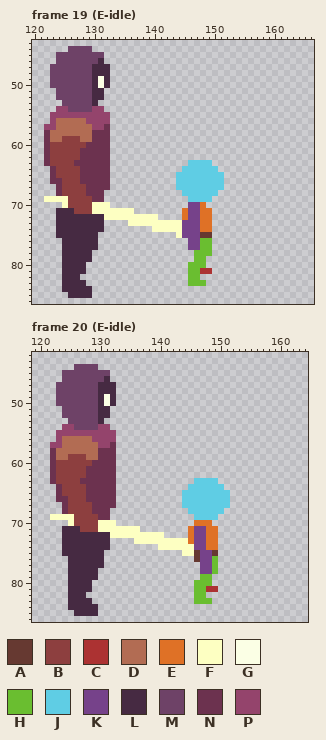
Two states of a pixel-art file, Assets/Aseprite/IronWeapon.aseprite. Above, as it was before the edit.
128x128 pixels, 58 frames. Shown: frame 19 (E-idle): x 120..166, y 43..86; frame 20 (E-idle): x 119..164, y 42..86. The old version is drawn lined up with the new one, on the new canvas. The commit also changed other frames, which this record leaves out.
Visible layers, top first: "example", "VFX", "sword", "Head", "Arms", "UpperBody", "R-leg", "L-leg".
Palette (. is transparent): A #663931  B #8d3f3f  C #ac3232  D #b26c53  E #df7126  F #fdffc2  G #fbffe5  H #6abe30  J #5fcde4  K #76428a  L #462a42  M #6e4267  N #6c324f  P #94446c
Pixels before, frame 19 (E-idle), first column x 122:
44 ....MMMM......................
45 ..MMMMMMMM....................
46 ..MMMMMMML....................
47 .MMMMMMMLLL...................
48 .MMMMMMMLLL...................
49 .MMMMMMMLGL...................
50 .MMMMMMMLGL...................
51 ..MMMMMMLL....................
52 ..MMMMMMLL....................
53 ...MMMMML.....................
54 ..PPMMMMPP....................
55 .PPPPPPPPPP...................
56 .PDDDDDPPPP...................
57 PPDDDDDDPPN...................
58 NDDDDDDDNNN...................
59 NDDBBBDDNNN...................
60 NBBBBBBNNNN...................
61 NBBBBBNNNNN...................
62 NBBBBBNNNNN...................
63 NBBBBNNNNNN.............JJJJ..
64 .NBBBBNNNNN............JJJJJJ.
65 .NBBBBNNNNN...........JJJJJJJJ
66 .NNBBBNNNNN...........JJJJJJJJ
67 ..NBBBBNNNN...........JJJJJJJJ
68 ..NBBBBNNN.............JJJJJJ.
69 FFFFBBBBNN..............JJJJ..
70 ...FBBBBFFF.............KKE...
71 ..LLLBBBFFFFFFF........EKKEE..
72 ..LLLLLLLLFFFFFFFFF....EKKEE..
73 ..LLLLLLLL....FFFFFFFFFKKKEE..
74 ..LLLLLLLL........FFFFFKKKEE..
75 ..LLLLLLL.............FKKKAA..
76 ...LLLLLL...............KKHH..
77 ...LLLLLL...............KKHH..
78 ...LLLLL.................HHH..
79 ...LLLLL.................HH...
80 ...LLLL.................HHH...
81 ...LLLL.................HHCC..
82 ...LLL..................HH....
83 ...LLLL.................HHH...
84 ...LLLLL......................
85 ....LLLL......................
Pixels before, frame 20 (E-idle), first column x 122:
44 ....MMMM......................
45 ..MMMMMMMM....................
46 ..MMMMMMML....................
47 .MMMMMMMLLL...................
48 .MMMMMMMLLL...................
49 .MMMMMMMLGL...................
50 .MMMMMMMLGL...................
51 ..MMMMMMLL....................
52 ..MMMMMMLL....................
53 ...MMMMML.....................
54 ..PPMMMMPP....................
55 .PPPPPPPPPP...................
56 .PDDDDDPPPP...................
57 PPDDDDDDPPN...................
58 NDDDDDDDNNN...................
59 NDDBBBDDNNN...................
60 NBBBBBBNNNN...................
61 NBBBBBNNNNN...................
62 NBBBBBNNNNN...................
63 NBBBBNNNNNN.............JJJJ..
64 .NBBBBNNNNN............JJJJJJ.
65 .NBBBBNNNNN...........JJJJJJJJ
66 .NNBBBNNNNN...........JJJJJJJJ
67 ..NBBBBNNNN...........JJJJJJJJ
68 ..NBBBBNNN.............JJJJJJ.
69 FFFFBBBBNN..............JJJJ..
70 ...FBBBBFFF.............EEE...
71 ..LLLBBBFFFFFFF........EKKEE..
72 ..LLLLLLLLFFFFFFFFF....EKKEE..
73 ..LLLLLLLL....FFFFFFFFFEKKEE..
74 ..LLLLLLLL........FFFFFFKKEE..
75 ..LLLLLLL.............FFAKKA..
76 ...LLLLLL...............AKKH..
77 ...LLLLLL................KKH..
78 ...LLLLL.................KKH..
79 ...LLLLL.................HH...
80 ...LLLL.................HHH...
81 ...LLLL.................HHCC..
82 ...LLL..................HH....
83 ...LLLL.................HHH...
84 ...LLLLL......................
85 ....LLLL......................
New version:
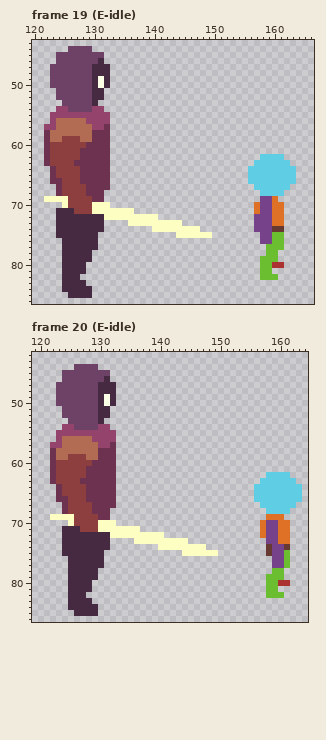
Edits made:
canvas 128x128 -> 256x128, the old top-left corner now at 64,0
Frame 19 (E-idle):
Colour A now appears in row 74 at x 160 to 161.
Colour C now appears in row 80 at x 160 to 161.
Colour E now appears in row 69 at x 160; in rows 70 to 71 at x 157 and 160 to 161; in rows 72 to 73 at x 160 to 161.
The author changed colour A to colour F in row 75 at x 148 to 149.
The author changed colour K to colour F in rows 74 to 75 at x 145 to 147.
Colour H now appears in rows 75 to 76 at x 160 to 161; in row 77 at x 159 to 161; in row 78 at x 159 to 160; in row 79 at x 158 to 160; in rows 80 to 81 at x 158 to 159; in row 82 at x 158 to 160.
Colour J now appears in row 62 at x 158 to 161; in row 63 at x 157 to 162; in rows 64 to 66 at x 156 to 163; in row 67 at x 157 to 162; in row 68 at x 158 to 161.
Colour K now appears in rows 69 to 71 at x 158 to 159; in rows 72 to 74 at x 157 to 159; in rows 75 to 76 at x 158 to 159.
The edit erases colour C in row 81 at x 148 to 149.
The edit erases colour E in row 70 at x 148; in rows 71 to 72 at x 145 and 148 to 149; in rows 73 to 74 at x 148 to 149.
The edit erases colour H in rows 76 to 77 at x 148 to 149; in row 78 at x 147 to 149; in row 79 at x 147 to 148; in row 80 at x 146 to 148; in rows 81 to 82 at x 146 to 147; in row 83 at x 146 to 148.
The edit erases colour J in row 63 at x 146 to 149; in row 64 at x 145 to 150; in rows 65 to 67 at x 144 to 151; in row 68 at x 145 to 150; in row 69 at x 146 to 149.
The edit erases colour K in rows 70 to 72 at x 146 to 147; in row 73 at x 145 to 147; in rows 76 to 77 at x 146 to 147.
Frame 20 (E-idle):
Colour A now appears in row 74 at x 158 and 161; in row 75 at x 158.
Colour C now appears in row 80 at x 160 to 161.
Colour E now appears in row 69 at x 158 to 160; in rows 70 to 72 at x 157 and 160 to 161; in row 73 at x 160 to 161.
The author changed colour A to colour F in row 75 at x 146 and 149.
The author changed colour K to colour F in row 74 at x 146 to 147; in row 75 at x 147 to 148.
Colour H now appears in rows 75 to 77 at x 161; in row 78 at x 159 to 160; in row 79 at x 158 to 160; in rows 80 to 81 at x 158 to 159; in row 82 at x 158 to 160.
Colour J now appears in row 62 at x 158 to 161; in row 63 at x 157 to 162; in rows 64 to 66 at x 156 to 163; in row 67 at x 157 to 162; in row 68 at x 158 to 161.
Colour K now appears in rows 70 to 73 at x 158 to 159; in rows 74 to 77 at x 159 to 160.
The edit erases colour A in row 76 at x 146.
The edit erases colour C in row 81 at x 148 to 149.
The edit erases colour E in row 70 at x 146 to 148; in rows 71 to 73 at x 145 and 148 to 149; in row 74 at x 148 to 149.
The edit erases colour H in rows 76 to 78 at x 149; in row 79 at x 147 to 148; in row 80 at x 146 to 148; in rows 81 to 82 at x 146 to 147; in row 83 at x 146 to 148.
The edit erases colour J in row 63 at x 146 to 149; in row 64 at x 145 to 150; in rows 65 to 67 at x 144 to 151; in row 68 at x 145 to 150; in row 69 at x 146 to 149.
The edit erases colour K in rows 71 to 73 at x 146 to 147; in rows 76 to 78 at x 147 to 148.
Boxes around the changes in both pictures, in picture pixels (x1, y1, x2, y2):
added: (248, 154, 296, 280)
changed: (176, 160, 224, 286)
added: (254, 472, 302, 598)
changed: (182, 478, 230, 604)
